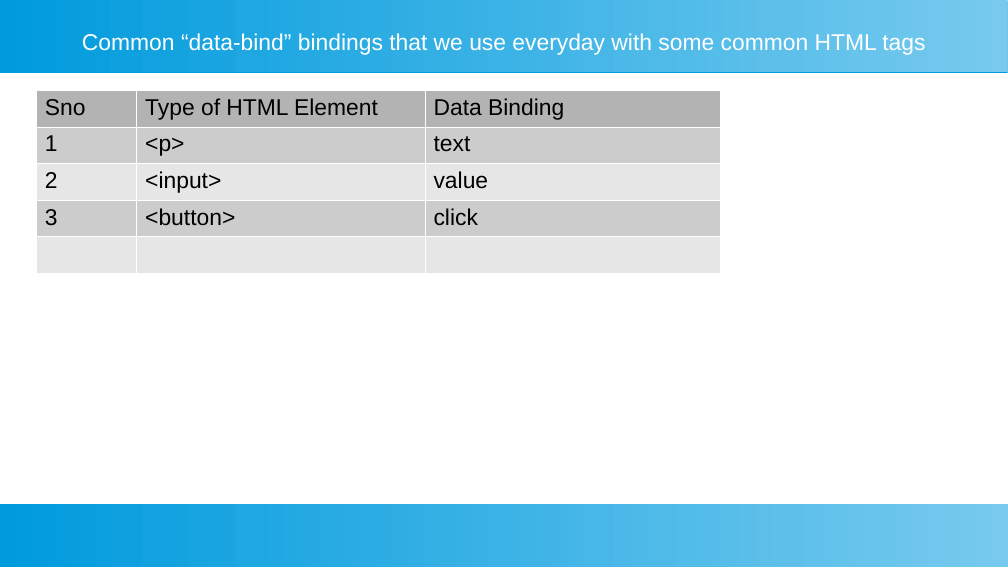
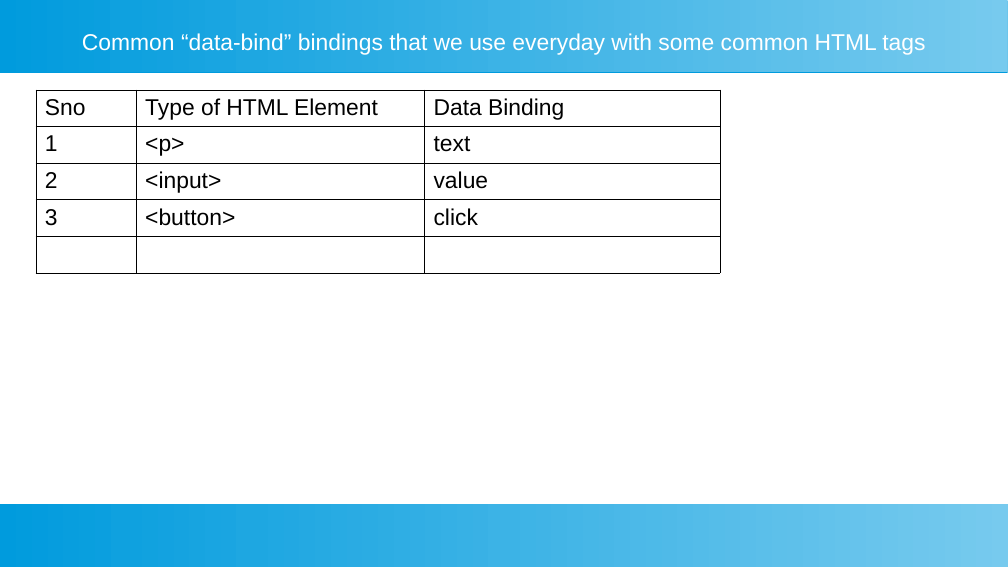
Before and after one commit to ashishjain1547/public_lessons_in_javascript, a slide deck: slide 10 of 5_Introduction to KnockoutJS/KnockoutJS.odp (slide 5 before the commit). Drawn at 1008x567 pixels with LibreOffice and Linux fonts; fonts in the diff are those of the drawing. Boxes give left, top, right and bottom in pixels: in the first picture for what was removed or moved away, otherwise in the second. Text is boxed around its words. In the diff, an @@ line names an element or a change of style, - is before the commit and + after.

```diff
--- a/5_Introduction to KnockoutJS/KnockoutJS.odp
+++ b/5_Introduction to KnockoutJS/KnockoutJS.odp
@@ table at [36,90,720,264] @@
@@ fill #B3B3B3 to none in row 1 @@
@@ fill #CCCCCC to none in 6 cells @@
@@ fill #E6E6E6 to none in row 3 @@
@@ borders changed @@
```
Also in this commit, not shown: 1 other slide changed, 5 slides added.
